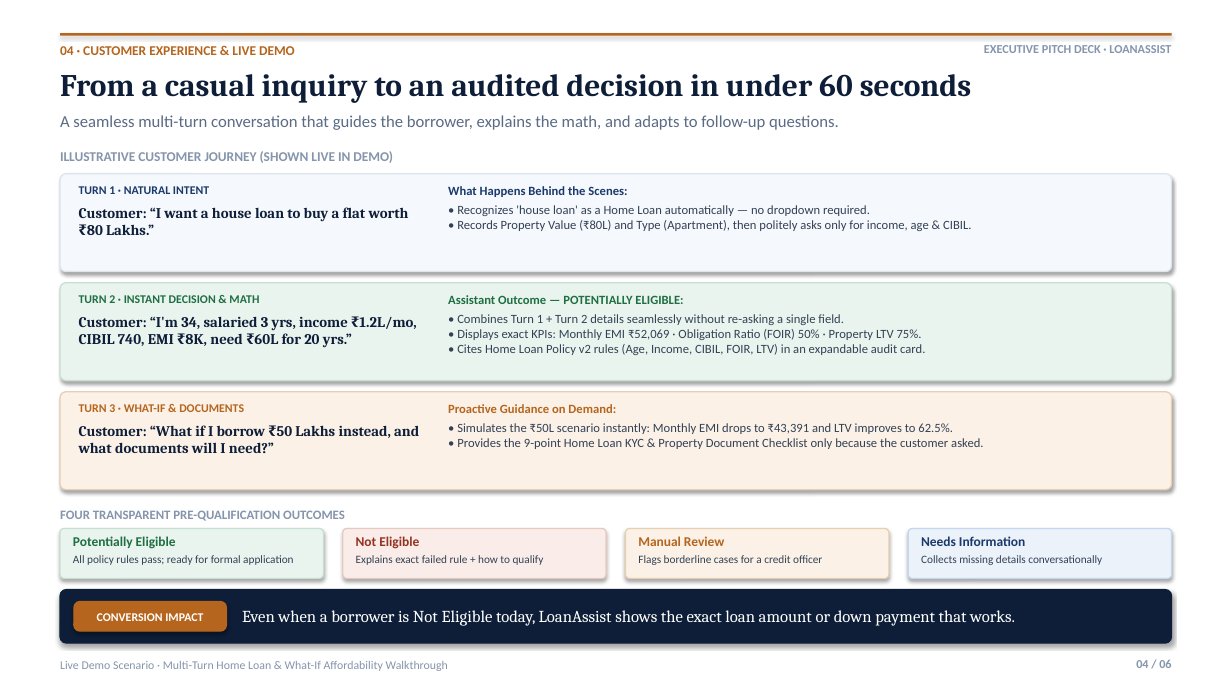
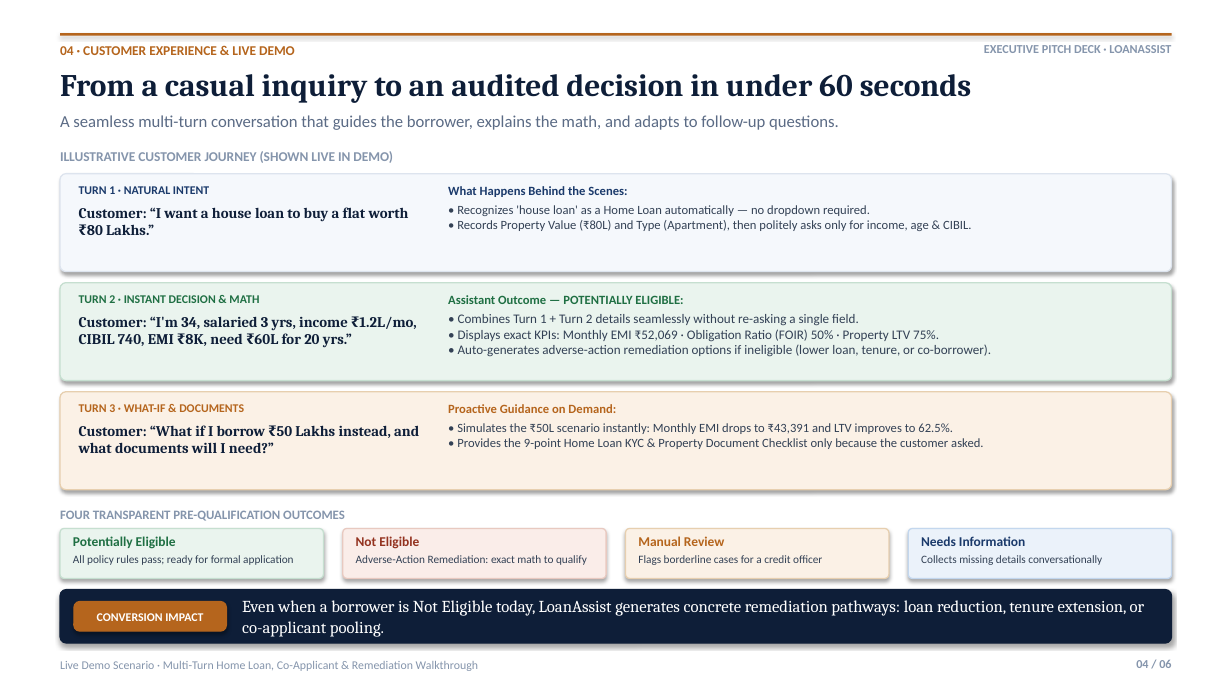
Before and after one commit to mahesh2139/Loan_Eligibility_Assistant, a slide deck: slide 4 of Loan_Eligibility_Assistant.pptx. Drawn at 1232x693 pixels with LibreOffice and Linux fonts; fonts in the diff are those of the drawing. Boxes give left, top, right and bottom in pixels: in the first picture for what was removed or moved away, otherwise in the second. Text is boxed around its words. In the diff, an @@ line names an element or a change of style, - is before the commit and + after.

```diff
--- a/Loan_Eligibility_Assistant.pptx
+++ b/Loan_Eligibility_Assistant.pptx
@@ text at [458,314,991,356]: text changed; size 9.8 to 10.2 pt @@
-• Combines Turn 1 + Turn 2 details seamlessly without re-asking a single field.
-• Displays exact KPIs: Monthly EMI ₹52,069 · Obligation Ratio (FOIR) 50% · Property LTV 75%.
-• Cites Home Loan Policy v2 rules (Age, Income, CIBIL, FOIR, LTV) in an expandable audit card.
+• Combines Turn 1 + Turn 2 details seamlessly without re-asking a single field.
+• Displays exact KPIs: Monthly EMI ₹52,069 · Obligation Ratio (FOIR) 50% · Property LTV 75%.
+• Auto-generates adverse-action remediation options if ineligible (lower loan, tenure, or co-borrower).
@@ text at [356,555,587,565]: text changed @@
-Explains exact failed rule + how to qualify
+Adverse-Action Remediation: exact math to qualify
@@ text at [242,600,1145,637]: text changed @@
-Even when a borrower is Not Eligible today, LoanAssist shows the exact loan amount or down payment that works.
+Even when a borrower is Not Eligible today, LoanAssist generates concrete remediation pathways: loan reduction, tenure extension, or co-applicant pooling.
@@ text at [60,661,478,671]: text changed @@
-Live Demo Scenario · Multi-Turn Home Loan & What-If Affordability Walkthrough
+Live Demo Scenario · Multi-Turn Home Loan, Co-Applicant & Remediation Walkthrough
```
Also in this commit, not shown: 5 other slides changed, 52 other files.
